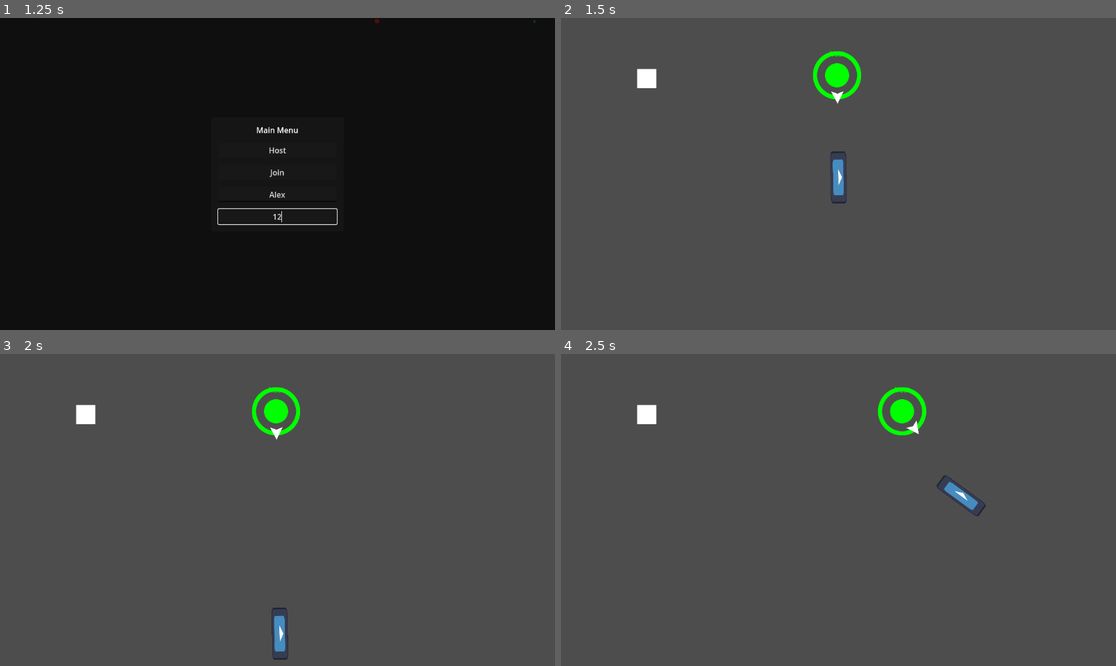
Above: before the commit, frames 1-4 (two rows, left to right).
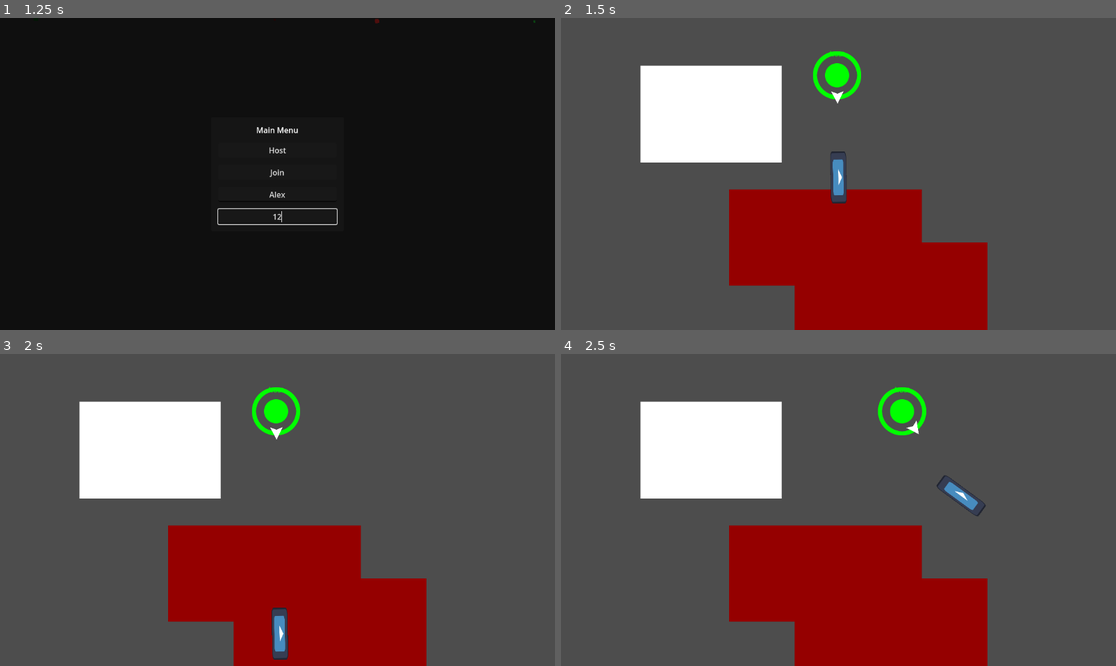
Above: after the commit, the same moments.

Repository: Pkepowicz/Infinite-Onslaught
Game: Godot game, scene res://assets/scenes/world.tscn
Same seed, same stepped clock (60 frames per second), same inputs: the game is played once before the commit and once after it. The engine's default icon, where the game draws it, is replaced by a stand-in: a white triangle on a blue panel in a dark square.
Inputs (mouse positions are in pixels of both pictures, inside the frame that each line leads up to):
- Up to frame 1 (1.25 s): click (277, 192) at 0.52 s; type "Alex" at 0.6 s; click (277, 217) at 0.75 s; type "12" at 0.83 s
- Up to frame 2 (1.5 s): click "Host" at 1.25 s
- Up to frame 3 (2 s): no input
- Up to frame 4 (2.5 s): move the mouse to (960, 494) at 2.02 s; hold Right (ui_right) from 2.03 s (still down); click (960, 494) at 2.1 s

Frame 1 is identical in both runs. In frame 2, 25% of the frame differs, in the area x 13-77%, y 15-100%; in frame 3, 25%; in frame 4, 25%.

Commit message:
Working lava

Diff:
--- /dev/null
+++ b/assets/Levels/LevelTiles/LavaTile.gd
@@ -0,0 +1,17 @@
+class_name LavaTile extends Node2D
+
+@onready var area: Area2D = $Area2D
+
+# Called when the node enters the scene tree for the first time.
+func _ready() -> void:
+	LavaManager.instance.add_tile_to_array(self)
+
+func deal_damage(dmg: Damage) -> void:
+
+	var areas: Array[Area2D] = area.get_overlapping_areas ()
+	print("trying to deal damage on these areas: ", areas)
+	for ar in areas:
+		print(ar)
+		if ar.get_parent().has_method("take_damage"):
+			print("tile ", self, " dealt damage to ", ar.get_parent())
+			ar.get_parent().take_damage(dmg)
--- /dev/null
+++ b/assets/Levels/LevelTiles/lava_manager.gd
@@ -0,0 +1,24 @@
+class_name LavaManager extends Node2D
+
+var tiles: Array[LavaTile]
+static var instance
+@export var damage: Damage
+
+# Called when the node enters the scene tree for the first time.
+func _ready() -> void:
+	if instance:
+		queue_free()
+		return
+	instance = self
+
+
+
+
+func add_tile_to_array(tile: LavaTile) -> void:
+	tiles.append(tile)
+
+
+func _on_timer_timeout() -> void:
+	for tile in tiles:
+		print("tile ", tile, " dealt damage")
+		tile.deal_damage(damage)
--- /dev/null
+++ b/assets/Levels/LevelTiles/lava_manager.tscn
@@ -0,0 +1,19 @@
+[gd_scene load_steps=4 format=3 uid="uid://bl3l6v0ptt85a"]
+
+[ext_resource type="Script" path="res://assets/Levels/LevelTiles/lava_manager.gd" id="1_q474r"]
+[ext_resource type="Script" path="res://assets/Utils/Damage.gd" id="2_wicik"]
+
+[sub_resource type="Resource" id="Resource_n5wg8"]
+script = ExtResource("2_wicik")
+dmg = 1
+knockback_force = 0.0
+
+[node name="LavaManager" type="Node2D"]
+script = ExtResource("1_q474r")
+damage = SubResource("Resource_n5wg8")
+
+[node name="Timer" type="Timer" parent="."]
+wait_time = 4.0
+autostart = true
+
+[connection signal="timeout" from="Timer" to="." method="_on_timer_timeout"]
--- /dev/null
+++ b/assets/Levels/LevelTiles/lava_tile.tscn
@@ -0,0 +1,22 @@
+[gd_scene load_steps=3 format=3 uid="uid://d17femy2tx531"]
+
+[ext_resource type="Script" path="res://assets/Levels/LevelTiles/LavaTile.gd" id="1_c4pje"]
+
+[sub_resource type="RectangleShape2D" id="RectangleShape2D_p44ti"]
+
+[node name="LavaTile" type="Node2D"]
+script = ExtResource("1_c4pje")
+
+[node name="Area2D" type="Area2D" parent="."]
+collision_layer = 2
+collision_mask = 2
+
+[node name="CollisionShape2D" type="CollisionShape2D" parent="Area2D"]
+shape = SubResource("RectangleShape2D_p44ti")
+
+[node name="ColorRect" type="ColorRect" parent="."]
+offset_left = -10.0
+offset_top = -10.0
+offset_right = 10.0
+offset_bottom = 10.0
+color = Color(0.584314, 0, 0, 1)
--- a/assets/Utils/Damage.gd
+++ b/assets/Utils/Damage.gd
@@ -1,5 +1,5 @@
-class_name Damage
+class_name Damage extends Resource
 
-var dmg: int
+@export var dmg: int
 var knockback_origin: Vector2
-var knockback_force: float
+@export var knockback_force: float
--- a/assets/player/Boxes/hit_box.gd
+++ b/assets/player/Boxes/hit_box.gd
@@ -2,6 +2,7 @@
 
 @export var colors: Array[Color]
 @export var max_hp: int = 5
+var invunurable = false
 
 var hp: int
 var parent: Node
@@ -23,8 +24,15 @@
 	update_color()
 
 func take_damage(dmg: Damage):
+	if invunurable:
+		return
+
 	hp -= dmg.dmg
 	var knockback: Vector2 = (global_position - dmg.knockback_origin).normalized() * dmg.knockback_force
+
+	invunurable = true
+	$Timer.start()
+
 	if knockback != Vector2.ZERO:
 		get_knocked_back.emit(knockback)
 	if(hp <= 0):
@@ -32,3 +40,6 @@
 		return
 
 	update_color()
+
+func _on_timer_timeout() -> void:
+	invunurable = false
--- a/assets/player/Boxes/hit_box.tscn
+++ b/assets/player/Boxes/hit_box.tscn
@@ -12,3 +12,8 @@
 collision_mask = 0
 
 [node name="CollisionShape2D" type="CollisionShape2D" parent="Area2D"]
+
+[node name="Timer" type="Timer" parent="."]
+wait_time = 0.1
+
+[connection signal="timeout" from="Timer" to="." method="_on_timer_timeout"]
--- a/assets/scenes/world.tscn
+++ b/assets/scenes/world.tscn
@@ -6,6 +6,7 @@
 [ext_resource type="Script" path="res://assets/Client/Particles.gd" id="3_q8mmu"]
 [ext_resource type="Script" path="res://assets/Client/loadingCircle/TextureProgressBar.gd" id="3_wr7ma"]
 [ext_resource type="PackedScene" uid="uid://bk1g078p7iohx" path="res://assets/Levels/level1.tscn" id="6_p7gqs"]
+[ext_resource type="PackedScene" uid="uid://d17femy2tx531" path="res://assets/Levels/LevelTiles/lava_tile.tscn" id="7_sp22o"]
 
 [sub_resource type="Gradient" id="Gradient_2uts8"]
 interpolation_mode = 2
@@ -199,6 +200,22 @@
 [node name="Level" parent="." instance=ExtResource("6_p7gqs")]
 visible = false
 
+[node name="ColorRect" parent="Level" index="1"]
+offset_left = 165.0
+offset_top = 99.0
+offset_right = 458.0
+offset_bottom = 300.0
+
+[node name="Node2D" type="Node2D" parent="Level"]
+
+[node name="LavaTile" parent="Level/Node2D" instance=ExtResource("7_sp22o")]
+position = Vector2(549, 456)
+scale = Vector2(20, 10)
+
+[node name="LavaTile2" parent="Level/Node2D" instance=ExtResource("7_sp22o")]
+position = Vector2(685, 566)
+scale = Vector2(20, 10)
+
 [connection signal="button_down" from="MainMenu/MainMenu/MarginContainer/VBoxContainer/HostButton" to="." method="_on_host_button_button_down"]
 [connection signal="button_down" from="MainMenu/MainMenu/MarginContainer/VBoxContainer/JoinButton" to="." method="_on_join_button_button_down"]
 
--- a/project.godot
+++ b/project.godot
@@ -15,6 +15,10 @@
 config/features=PackedStringArray("4.2", "GL Compatibility")
 config/icon="res://assets/icon.svg"
 
+[autoload]
+
+lava_manager="*res://assets/Levels/LevelTiles/lava_manager.tscn"
+
 [input]
 
 Fire={
Not shown: 1 places in assets/scenes/world.tscn that only renumber resources
